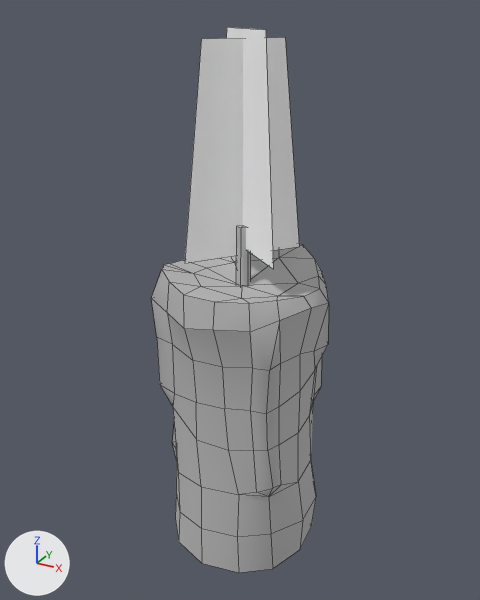
A saved change to the FBX model Assets/3D_Artist/Models/SM_Candle_02.fbx.
One viewpoint serves both versions: a camera (50 mm lens) standing at (0.313, -0.571, 0.58) and looking at (-0.003, 0.004, 0.292). Every picture has the same lights, and +X, +Y and +Z are marked at lower left. Mesh edges are drawn as thin lines. Where no turn or scale is listed for an object, it has been applied to the vertices.

The scene before the commit, as lines of its bpy script (objects in view):
```python
me_mesh = bpy.data.meshes.new('Mesh')
me_mesh.from_pydata(...)  # 175 vertices, 190 faces; spans x -0.093..0.093, y -0.093..0.093, z 0.0..0.378
me_mesh.materials.append(mat_m_candles)  # grey #bcbcbc
me_mesh_001 = bpy.data.meshes.new('Mesh.001')
me_mesh_001.from_pydata([(-0.031, 0.022, 0.564), (0.035, -0.027, 0.564), (-0.049, 0.035, 0.356), (0.054, -0.041, 0.356), (-0.026, -0.031, 0.556), (0.025, 0.033, 0.556), (-0.04, -0.049, 0.348), (0.039, 0.051, 0.348)], [], [(0, 1, 3, 2), (4, 5, 7, 6)])
me_mesh_001.materials.append(mat_m_candle_light)  # white #ffffff
ob_candle_2_low = bpy.data.objects.new('Candle_2_low', me_mesh)
ob_candle_2_low.location = (0.0, 0.0, 0.0)
ob_candle_light_2 = bpy.data.objects.new('candle_light_2', me_mesh_001)
ob_candle_light_2.location = (0.005, -0.003, -0.001)
```
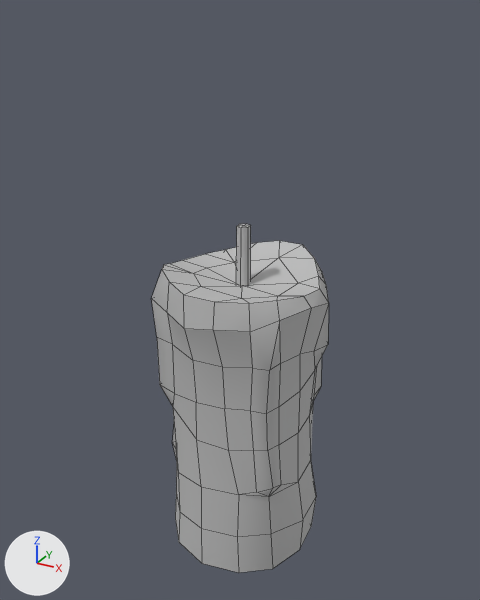
Where the change shows, as pixel boxes (x1, y1, x2, y2) in the pictures (480 x 600 px):
'candle_light_2', deleted: before (185, 27, 299, 268)

What changed in the scene script:
```text
Remove ob_candle_light_2:
    ob_candle_light_2 = bpy.data.objects.new('candle_light_2', me_mesh_001)
    ob_candle_light_2.location = (0.005, -0.003, -0.001)
```
